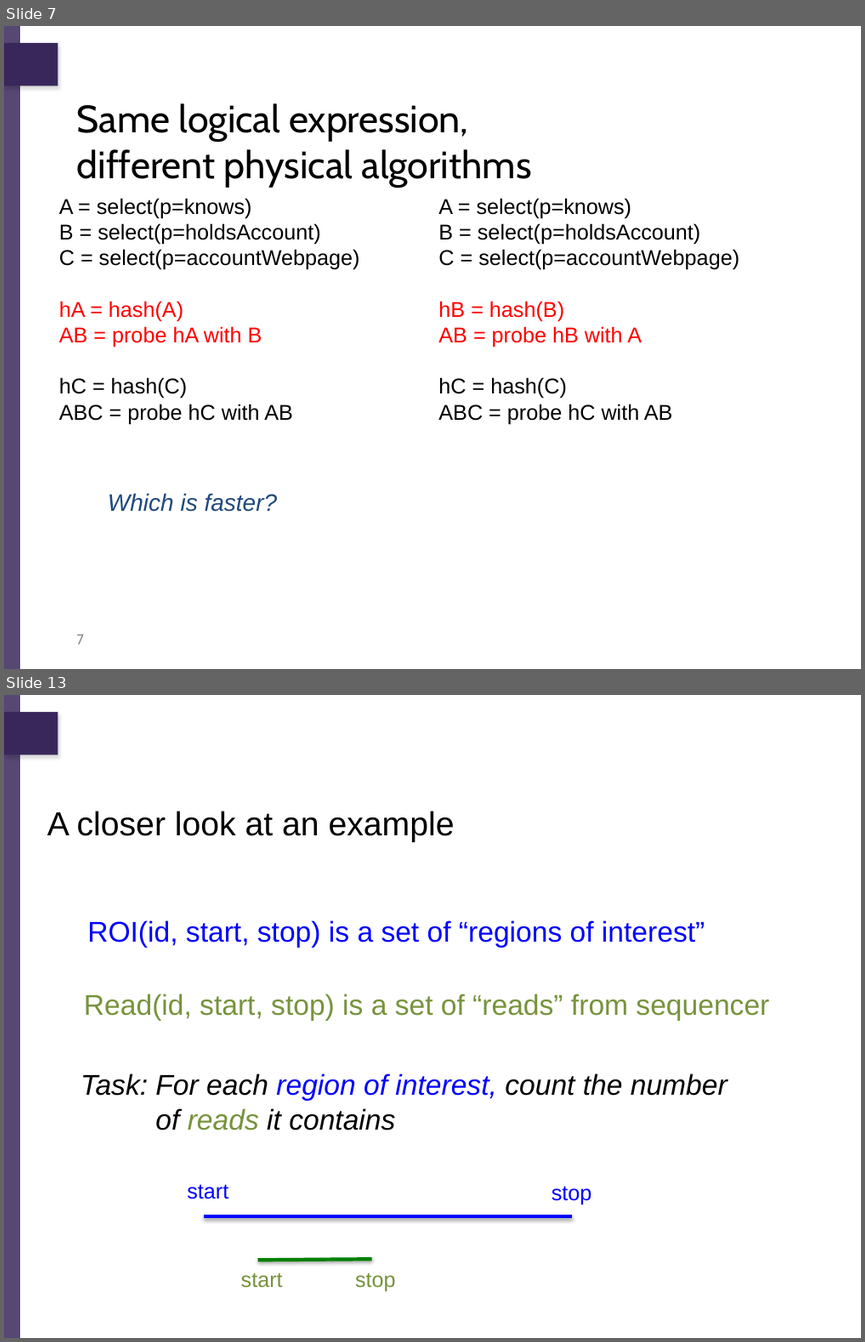
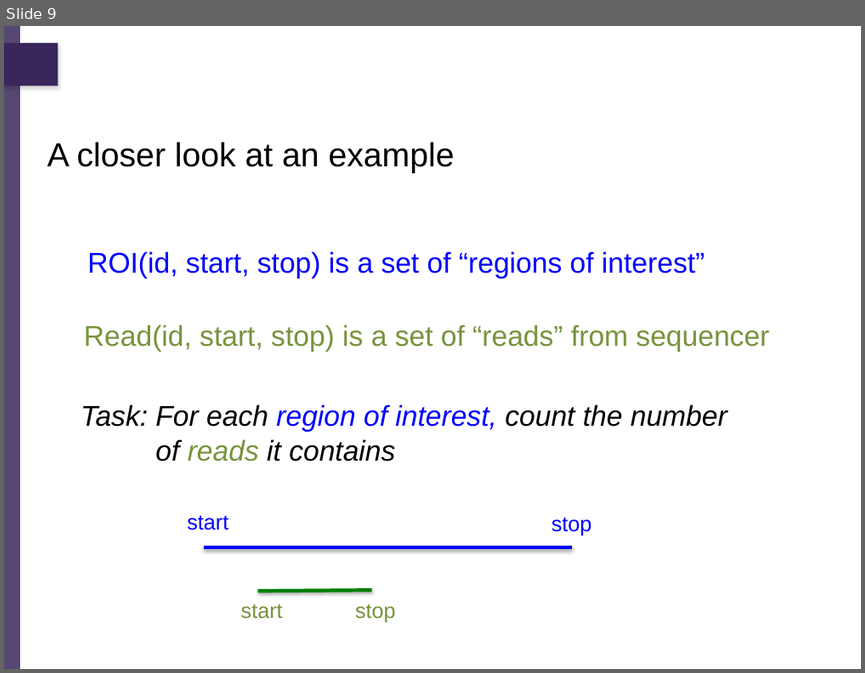
Before and after one commit to billhowe/datasci_course_materials, a slide deck: day1_data_management/part1_relational/03_relational_data_science.pptx. Shown one above the other, each under a label of ours: slides 7 and 13 before the commit, slide 9 after it; the slides between them are not shown. The pictures are 865x1342 and 865x673 pixels, drawn with LibreOffice and Linux fonts; fonts in the diff are those of the drawing; background and template pictures are left out. Boxes give left, top, right and bottom in pixels: in the first picture for what was removed or moved away, otherwise in the second. Text is boxed around its words. In the diff, an @@ line names an element or a change of style, - is before the commit and + after.

```diff
--- a/day1_data_management/part1_relational/03_relational_data_science.pptx
+++ b/day1_data_management/part1_relational/03_relational_data_science.pptx
@@ slide 7 removed at <box>4,26,861,669</box>, background #FFFFFF; not listed: 2 template elements that a slide beside it also shows @@
@@ title removed at <box>77,103,532,187</box> @@
-Same logical expression,
-different physical algorithms
@@ text removed at <box>59,198,360,424</box> @@
-A = select(p=knows)
-B = select(p=holdsAccount)
-C = select(p=accountWebpage)
-hA = hash(A)
-AB = probe hA with B
-hC = hash(C)
-ABC = probe hC with AB
@@ text removed at <box>438,198,739,424</box> @@
-A = select(p=knows)
-B = select(p=holdsAccount)
-C = select(p=accountWebpage)
-hB = hash(B)
-AB = probe hB with A
-hC = hash(C)
-ABC = probe hC with AB
@@ text removed at <box>108,493,278,511</box> @@
-Which is faster?
@@ page number removed at <box>77,634,84,644</box> @@
-7
@@ what was slide 13 is now slide 9 @@
```
Also in this commit, not shown: 17 slides changed, 6 slides added, 4 other slides removed, 39 other files.
